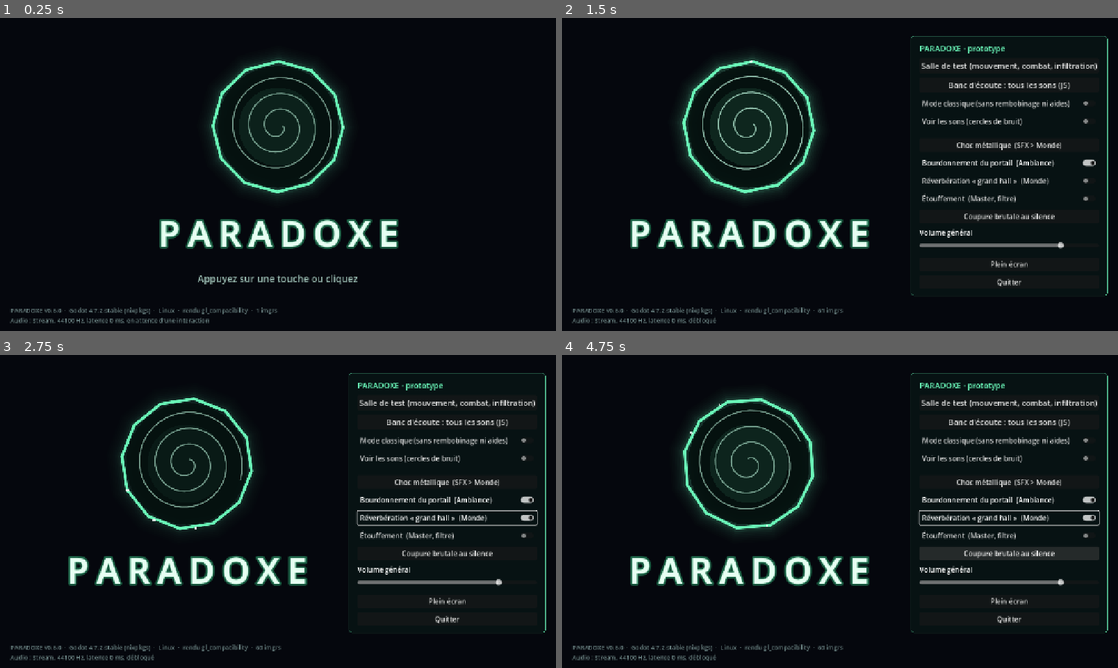
Above: before the commit, frames 1-4 (two rows, left to right).
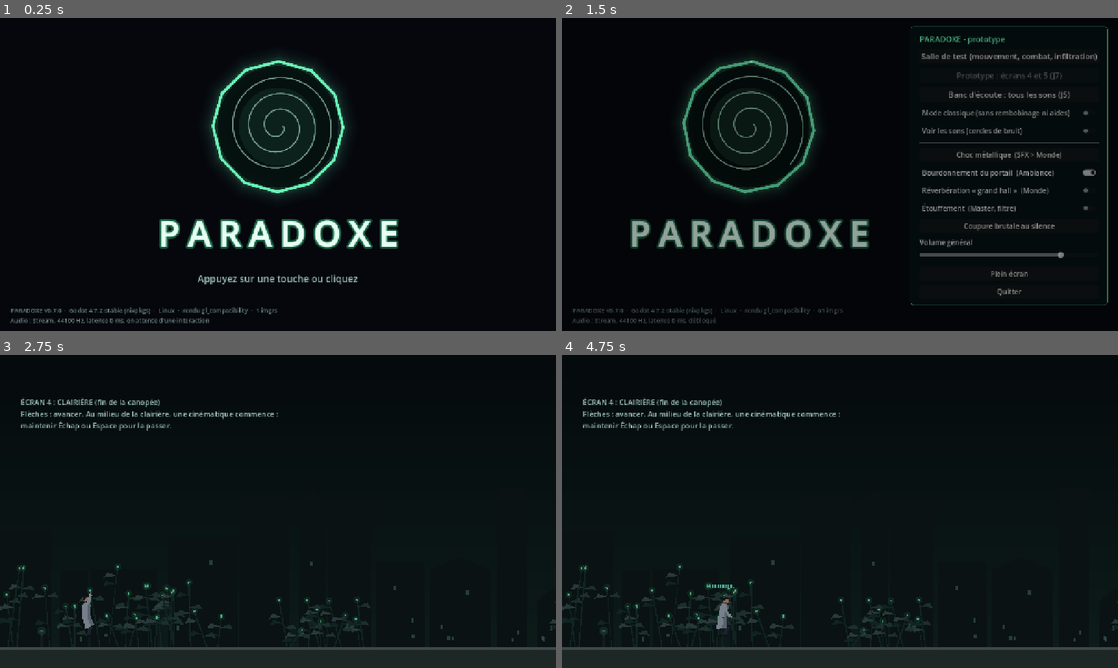
Above: after the commit, the same moments.

Repository: zephenix/paradoxe
Game: Godot game, scene res://scenes/ui/title_screen.tscn
Same seed, same stepped clock (60 frames per second), same inputs: the game is played once before the commit and once after it. Sound files missing from this copy of the repository are replaced by a short silence.
Inputs (mouse positions are in pixels of both pictures, inside the frame that each line leads up to):
- Up to frame 1 (0.25 s): no input
- Up to frame 2 (1.5 s): tap Enter at 0.5 s; move the mouse to (962, 158) at 0.52 s; hold Right (move_right) 0.53-1.25 s; hold Q (order) 0.53-1.25 s; click (962, 158) at 0.67 s; tap Space (jump) at 0.77 s; click (1006, 74) at 1.25 s, where only the run after the commit has a clickable "Prototype : écrans 4 et 5 (J7)"
- Up to frame 3 (2.75 s): move the mouse to (166, 527) at 2.02 s; hold Right (move_right) from 2.03 s (still down); tap Tab (bracelet) at 2.1 s; tap Space (jump) at 2.27 s; tap Q (order) at 2.3 s
- Up to frame 4 (4.75 s): move the mouse to (895, 442) at 2.77 s; release Right (move_right) at 2.78 s; hold Left (move_left) 2.78-3.53 s; hold X (fire) 2.78-3.53 s; tap Q (order) at 3.05, 3.8 s; move the mouse to (812, 574) at 3.52 s; hold Right (move_right) from 3.53 s (still down); tap E (interact) at 3.6 s; click (812, 574) at 3.67 s; tap Space (jump) at 3.77, 4.52 s; move the mouse to (1006, 558) at 4.27 s; hold Q (order) from 4.28 s (still down)

The runs differ from the first frame. In frame 1, less than 0.1% of the frame differs, in the area x 9-11%, y 92-95%; in frame 2, 11%; in frame 3, 18%; in frame 4, 20%, in the area x 0-100%, y 5-100%.

Commit message:
J7 : le compagnon et l'évasion (v0.7)
Documentation (JOURNAL, PLAN, SOUND_DESIGN, README, CLAUDE.md), bouton
« Prototype » de l'écran titre, test renforcé après le contrôle par mutation.

Co-Authored-By: Claude Opus 5.5 <noreply@anthropic.com>
Claude-Session: https://claude.ai/code/session_013DURmfCw4yuER34Ptqj5id

Diff:
--- a/project.godot
+++ b/project.godot
@@ -9,7 +9,7 @@
 
 config/name="PARADOXE"
 config/description="Prototype de jeu de plateforme cinématique 2D (Godot 4)."
-config/version="0.6.0"
+config/version="0.7.0"
 run/main_scene="res://scenes/ui/title_screen.tscn"
 config/features=PackedStringArray("4.7", "GL Compatibility")
 config/icon="res://icon.svg"
--- a/scenes/ui/title_screen.tscn
+++ b/scenes/ui/title_screen.tscn
@@ -111,6 +111,12 @@
 theme_override_font_sizes/font_size = 18
 text = "Salle de test (mouvement, combat, infiltration)"
 
+[node name="PrototypeButton" type="Button" parent="TestPanel/Items"]
+unique_name_in_owner = true
+layout_mode = 2
+theme_override_font_sizes/font_size = 18
+text = "Prototype : écrans 4 et 5 (J7)"
+
 [node name="SoundBoardButton" type="Button" parent="TestPanel/Items"]
 unique_name_in_owner = true
 layout_mode = 2
--- a/scripts/companion/companion.gd
+++ b/scripts/companion/companion.gd
@@ -86,11 +86,12 @@
 	machine.transition_to(mode)
 
 
-## Appui long : « Active ça ». null = rien à actionner près d'Élias : refus.
+## Appui long : « Active ça » (Interactable.nearest_for_companion ne propose que
+## les mécanismes marqués). null = rien à actionner près d'Élias : refus.
 func order_activate(item: Interactable) -> void:
 	if machine.current_name == &"Scripted":
 		return
-	if item == null or not item.companion_can_use:
+	if item == null:
 		refuse()
 		return
 	say(&"ok")
--- a/scripts/cutscene/capture_cutscene.gd
+++ b/scripts/cutscene/capture_cutscene.gd
@@ -54,9 +54,8 @@
 		var puppet: Node2D = get_node_or_null(path) as Node2D
 		if puppet:
 			puppet.visible = false
-	# Son arme lui est confisquée.
+	# Son arme lui est confisquée (GameState.remove_item le désarme).
 	GameState.remove_item(&"pistol")
-	GameState.unarmed = true
 	# Il se réveillera dans sa cellule : c'est le nouveau point de réapparition.
 	var spawn: Node2D = get_node_or_null(cell_spawn) as Node2D
 	if spawn:
--- a/scripts/ui/title_screen.gd
+++ b/scripts/ui/title_screen.gd
@@ -12,6 +12,7 @@
 
 const TEST_LEVEL: String = "res://scenes/levels/test_level.tscn"
 const SOUND_BOARD: String = "res://scenes/ui/sound_board.tscn"
+const PROTOTYPE: String = "res://scenes/levels/prototype.tscn"
 const HUM_LOOP_ID: StringName = &"title_portal_hum"
 ## Décalage vers la gauche du portail et du titre quand le banc de test s'ouvre.
 const SHIFT_WHEN_PANEL_OPEN: float = -210.0
@@ -23,6 +24,7 @@
 @onready var _diagnostics: Label = %Diagnostics
 @onready var _level_button: Button = %LevelButton
 @onready var _sound_board_button: Button = %SoundBoardButton
+@onready var _prototype_button: Button = %PrototypeButton
 @onready var _classic_toggle: CheckButton = %ClassicToggle
 @onready var _show_sounds_toggle: CheckButton = %ShowSoundsToggle
 @onready var _impact_button: Button = %ImpactButton
@@ -48,6 +50,7 @@
 
 	_level_button.pressed.connect(_on_level_pressed)
 	_sound_board_button.pressed.connect(_on_sound_board_pressed)
+	_prototype_button.pressed.connect(_on_prototype_pressed)
 	_classic_toggle.set_pressed_no_signal(Settings.classic_mode)
 	_classic_toggle.toggled.connect(_on_classic_toggled)
 	_show_sounds_toggle.set_pressed_no_signal(Settings.show_sounds)
@@ -147,6 +150,13 @@
 	SceneTransition.change_scene(TEST_LEVEL)
 
 
+func _on_prototype_pressed() -> void:
+	_prototype_button.disabled = true
+	AudioManager.play_sfx(&"ui_confirm")
+	AudioManager.stop_loop(HUM_LOOP_ID, 0.8)
+	SceneTransition.change_scene(PROTOTYPE)
+
+
 func _on_sound_board_pressed() -> void:
 	_sound_board_button.disabled = true
 	AudioManager.play_sfx(&"ui_confirm")
--- a/tests/unit/test_interactables.gd
+++ b/tests/unit/test_interactables.gd
@@ -178,8 +178,8 @@
 # --- Objet à ramasser et geste d'Élias ---------------------------------------------
 
 func test_elias_interacts_with_what_is_in_front_of_him() -> void:
-	var l: Lever = lever(130.0)
-	var behind: Lever = lever(60.0)
+	var l: Lever = lever(135.0)
+	var behind: Lever = lever(75.0)  # plus près que l'autre, mais derrière lui
 	await spawn_player(100.0, 1)
 	player.input.press(&"interact")
 	await wait_physics(3)
Not shown, changed: CLAUDE.md
Not shown, changed: README.md
Not shown, changed: docs/JOURNAL.md
Not shown, changed: docs/PLAN.md
Not shown, changed: docs/SOUND_DESIGN.md
